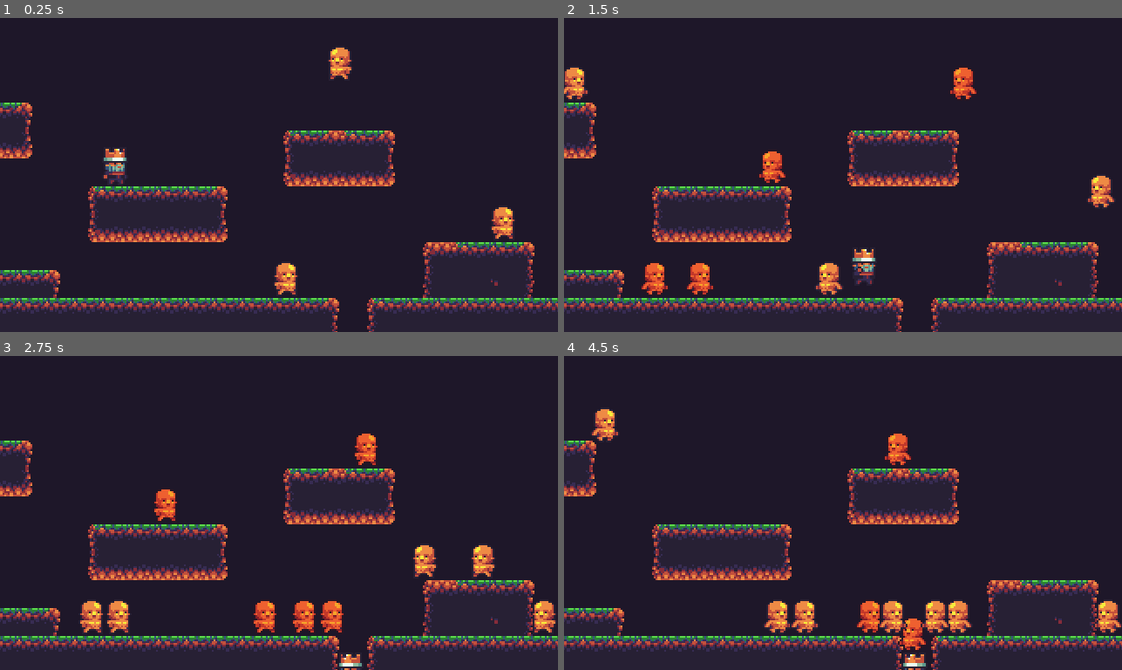
Above: before the commit, frames 1-4 (two rows, left to right).
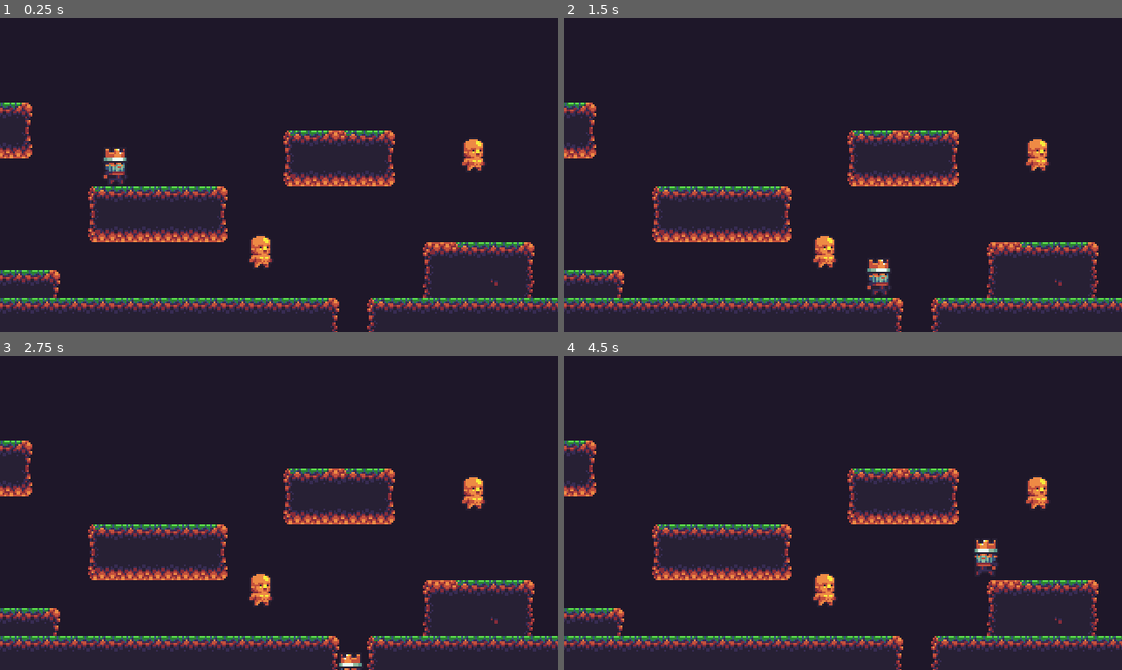
Above: after the commit, the same moments.

Repository: RyanFleck/FirstGodotProject
Game: Godot game, scene res://Scenes/StageOne.tscn
Two runs of this game, one before a commit and one after it. Both use one fixed random seed, a clock stepped at 60 frames per second and the inputs below.
Inputs:
- Up to frame 1 (0.25 s): no input
- Up to frame 2 (1.5 s): tap Enter (ui_accept) at 0.5, 0.77 s; hold Right (ui_right) from 0.53 s (still down)
- Up to frame 3 (2.75 s): tap Enter (ui_accept) at 1.52 s; release Right (ui_right) at 2.03 s; hold Left (ui_left) from 2.03 s (still down)
- Up to frame 4 (4.5 s): release Left (ui_left) at 2.78 s; hold Right (ui_right) 2.78-4.28 s; tap Enter (ui_accept) at 3.02, 3.77 s; hold Left (ui_left) from 4.28 s (still down)

The runs differ from the first frame. In frame 1, 1.5% of the frame differs, in the area x 44-93%, y 9-89%; in frame 2, 3.4%; in frame 3, 3.7%; in frame 4, 4.2%, in the area x 5-100%, y 16-100%.
Error after the commit: Parse Error: Expected indented block after "for". (res://Objects/Demon.gd:90)

Commit message:
Modify Demon

Diff:
--- a/Objects/Demon.gd
+++ b/Objects/Demon.gd
@@ -66,40 +66,12 @@
 
 	if !wall_lock and is_on_wall():
 		wall_lock = true
-		var moved = false
-		for i in get_slide_count():
-			var col_obj = get_slide_collision(i).collider
-			var x = get_object_in_view()
-
-			if !moved and x and col_obj and x == col_obj:
-				print(name + " collided with " + x.name)
-				if x.name == "Player":
-					die()
-					moved = true
-				elif x.name == "Terrain":
-					persue_move()
-					moved = true
-				else:
-					turn()
-					moved = true
-
-			if !moved and col_obj:
-				if col_obj.name == "Player":
-					die()
-					moved = true
-				if col_obj.name == "Terrain":
-					persue_move()
-					moved = true
-				if "Demon" in col_obj.name:
-					turn()
-					moved = true
-
-		if !moved:
-			persue_move()
+		handle_collisions_v3()
+		handle_collisions_v2()
 
 
 	# Process locks.
-	if edge_lock and is_on_floor() and $RayCast2D.is_colliding():
+	if edge_lock and is_on_floor() and $RayCast2D.is_colliding() and !is_on_wall():
 		edge_lock = false
 
 	if wall_lock and !is_on_wall():
@@ -110,6 +82,56 @@
 
 
 	velocity = move_and_slide(velocity, floor_normal)
+
+func handle_collisions_v3():
+	var oview = get_object_in_view()
+	var colobjs = []
+	for i in get_slide_count():
+j		colobjs.append(get_slide_collision(i).collider.name)
+
+	if oview:
+		print(name+" collided with "+oview.name)
+	else:
+		print(name+" collided with")
+	print(colobjs)
+
+	if "Player" in colobjs:
+		die()
+
+func handle_collisions_v2():
+	var moved = false
+	var x = get_object_in_view()
+	for i in get_slide_count():
+		var col_obj = get_slide_collision(i).collider
+
+		if !moved and x and col_obj and x == col_obj:
+			#print(name + " collided with " + x.name)
+			if x.name == "Player":
+				die()
+				moved = true
+			elif x.name == "Terrain":
+				persue_move()
+				moved = true
+			elif "Demon" in x.name:
+				turn()
+				moved = true
+
+		if !moved and col_obj:
+			if col_obj.name == "Player":
+				die()
+				moved = true
+			if col_obj.name == "Terrain":
+				turn()
+				moved = true
+			if "Demon" in col_obj.name:
+				turn()
+				moved = true
+
+	if !moved:
+		persue_move()
+
+
+
 
 func persue_move():
 	if player.global_position.y < global_position.y:
--- a/Objects/Demon.tscn
+++ b/Objects/Demon.tscn
@@ -52,7 +52,7 @@
 [node name="RayCast2D" type="RayCast2D" parent="."]
 position = Vector2( 8.31144, 11.4877 )
 enabled = true
-cast_to = Vector2( 0, 10 )
+cast_to = Vector2( 0, 20 )
 
 [node name="RayCast2D_Forward" type="RayCast2D" parent="."]
 position = Vector2( 2.32454, 3.29311 )
